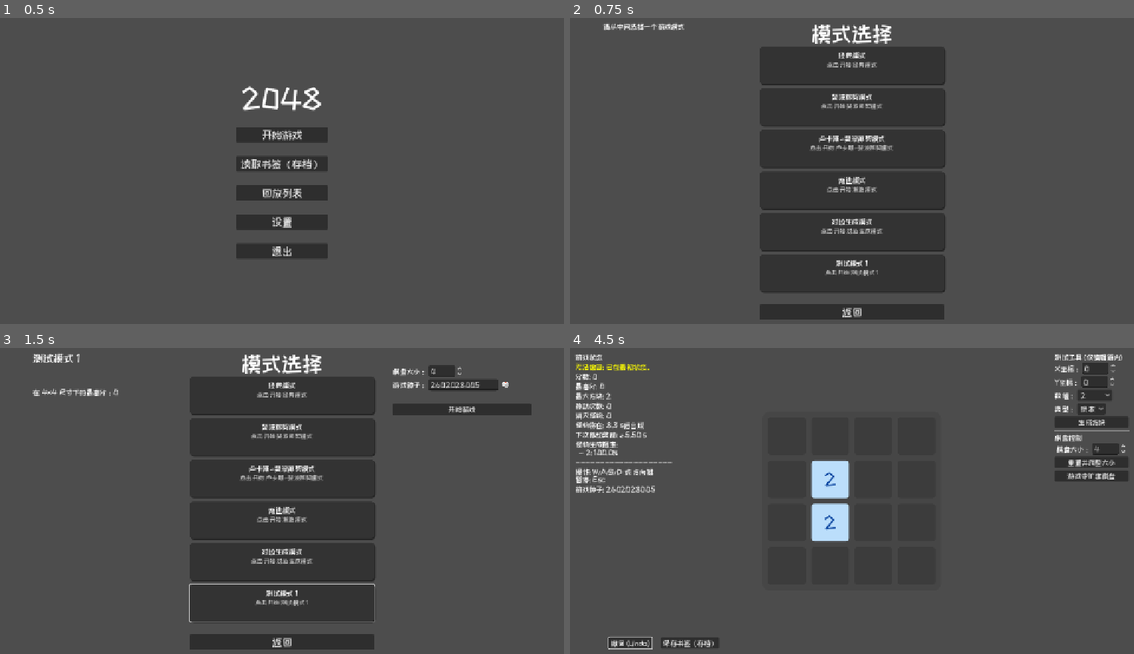
Above: before the commit, frames 1-4 (two rows, left to right).
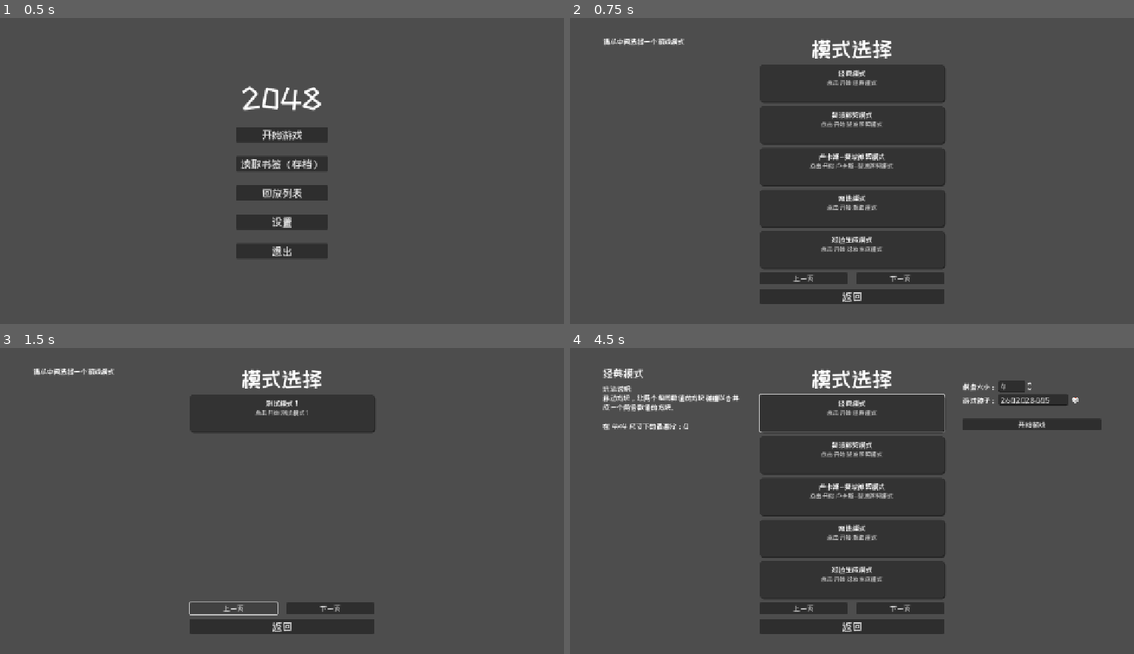
Above: after the commit, the same moments.

Repository: C76GN/2048-all-in-one
Game: Godot game, scene res://scenes/main_menu.tscn
Two runs of this game, one before a commit and one after it. Both use one fixed random seed, a clock stepped at 60 frames per second and the inputs below.
Inputs (mouse positions are in pixels of both pictures, inside the frame that each line leads up to):
- Up to frame 1 (0.5 s): no input
- Up to frame 2 (0.75 s): click "开始游戏" at 0.5 s
- Up to frame 3 (1.5 s): click (231, 608) at 1.25 s, where only the run after the commit has a clickable "上一页"
- Up to frame 4 (4.5 s): click (902, 608) at 2 s, where only the run after the commit has a clickable "下一页"; click (1032, 409) at 2.75 s, where only the run before the commit has a clickable "开始游戏"; click (632, 641) at 3.5 s, where only the run before the commit has a clickable "撤回 (Undo)"; click (852, 412) at 4.27 s

Frame 1 is identical in both runs. In frame 2, 11% of the frame differs, in the area x 6-67%, y 1-99%; in frame 3, 25%, in the area x 5-95%, y 1-99%; in frame 4, 16%.

Commit message:
Add pagination to mode selection screen
Introduced page navigation controls to the mode selection UI, allowing users to browse game modes in chunks of five per page. This improves usability when the number of available modes grows, and includes seamless looping between first and last pages. The layout and logic were updated accordingly in both the scene and script files.

Diff:
--- a/scenes/mode_selection.tscn
+++ b/scenes/mode_selection.tscn
@@ -46,6 +46,7 @@
 custom_minimum_size = Vector2(400, 0)
 layout_mode = 2
 size_flags_horizontal = 4
+theme_override_constants/separation = 10
 
 [node name="Title" type="Label" parent="CenterContainer/MainLayout/CenterPanel"]
 layout_mode = 2
@@ -55,13 +56,27 @@
 
 [node name="ModeListContainer" type="VBoxContainer" parent="CenterContainer/MainLayout/CenterPanel"]
 unique_name_in_owner = true
+custom_minimum_size = Vector2(0, 440)
 layout_mode = 2
 size_flags_vertical = 3
 theme_override_constants/separation = 10
 
-[node name="Spacer" type="Control" parent="CenterContainer/MainLayout/CenterPanel"]
-custom_minimum_size = Vector2(0, 20)
+[node name="HBoxContainer" type="HBoxContainer" parent="CenterContainer/MainLayout/CenterPanel"]
 layout_mode = 2
+theme_override_constants/separation = 20
+alignment = 1
+
+[node name="PrevPageButton" type="Button" parent="CenterContainer/MainLayout/CenterPanel/HBoxContainer"]
+unique_name_in_owner = true
+layout_mode = 2
+size_flags_horizontal = 3
+text = "上一页"
+
+[node name="NextPageButton" type="Button" parent="CenterContainer/MainLayout/CenterPanel/HBoxContainer"]
+unique_name_in_owner = true
+layout_mode = 2
+size_flags_horizontal = 3
+text = "下一页"
 
 [node name="BackButton" type="Button" parent="CenterContainer/MainLayout/CenterPanel"]
 unique_name_in_owner = true
--- a/scripts/ui/mode_selection.gd
+++ b/scripts/ui/mode_selection.gd
@@ -24,10 +24,18 @@
 @onready var seed_line_edit: LineEdit = $CenterContainer/MainLayout/RightPanelContainer/HBoxContainer2/SeedLineEdit
 @onready var refresh_seed_button: Button = $CenterContainer/MainLayout/RightPanelContainer/HBoxContainer2/RefreshSeedButton
 @onready var _info_default_label: Label = $CenterContainer/MainLayout/LeftPanel/Label
+@onready var prev_page_button: Button = %PrevPageButton
+@onready var next_page_button: Button = %NextPageButton
+@onready var pagination_container: HBoxContainer = prev_page_button.get_parent()
+
 
 # --- 内部状态 ---
 var _selected_mode_config: GameModeConfig = null
 var _current_grid_size: int = 4
+var _items_per_page: int = 5
+var _current_page: int = 0
+var _total_pages: int = 0
+
 
 # --- 用于左侧面板的持久化UI元素 ---
 var _info_name_label: Label
@@ -53,6 +61,10 @@
 	# 首次进入界面时，调用一次以生成初始种子
 	_generate_and_display_new_seed()
 
+	# 连接新添加的分页按钮信号
+	prev_page_button.pressed.connect(_on_prev_page_pressed)
+	next_page_button.pressed.connect(_on_next_page_pressed)
+
 # --- 内部核心函数 ---
 
 ## 在启动时创建一次左侧面板的所有UI元素（除了已存在的默认标签）。
@@ -79,12 +91,30 @@
 
 ## 动态生成模式卡片列表。
 func _populate_mode_list() -> void:
-	# 清空容器，以防万一
+	# 清空容器，为新一页的卡片做准备
 	for child in mode_list_container.get_children():
 		child.queue_free()
 
-	# 遍历配置好的模式列表
-	for mode_config_resource in mode_configs:
+	# 1. 计算总页数
+	if mode_configs.is_empty():
+		_total_pages = 0
+	else:
+		_total_pages = int(ceil(float(mode_configs.size()) / _items_per_page))
+
+	_update_pagination_buttons_visibility()
+	if _total_pages == 0:
+		return
+
+	# 2. 计算当前页需要显示的模式在总列表中的起止索引
+	var start_index = _current_page * _items_per_page
+	var end_index = start_index + _items_per_page
+	# .slice() 方法会自动处理越界，所以不需要手动 clamp end_index
+
+	# 3. 获取当前页的模式配置
+	var modes_for_this_page = mode_configs.slice(start_index, end_index)
+
+	# 4. 遍历当前页的配置并创建卡片
+	for mode_config_resource in modes_for_this_page:
 		if not is_instance_valid(mode_config_resource):
 			continue
 
@@ -92,6 +122,11 @@
 		mode_list_container.add_child(card)
 		card.setup(mode_config_resource.resource_path)
 		card.mode_selected.connect(_on_mode_card_selected)
+
+	# 切换页面后，重置选择状态
+	_selected_mode_config = null
+	_reset_panels_to_default()
+
 
 ## 重置左右面板到未选择模式时的默认状态。
 func _reset_panels_to_default() -> void:
@@ -152,6 +187,10 @@
 		# 即使没有记录，SaveManager.get_high_score 也会返回
 		var high_score = SaveManager.get_high_score(mode_id, _current_grid_size)
 		_info_score_label.text = "\n在 %dx%d 尺寸下的最高分：%d" % [_current_grid_size, _current_grid_size, high_score]
+
+## 如果只有一页或没有内容，则隐藏分页按钮。
+func _update_pagination_buttons_visibility() -> void:
+	pagination_container.visible = _total_pages > 1
 
 # --- 信号处理函数 ---
 
@@ -204,3 +243,25 @@
 	rng.randomize() # 确保每次生成的随机数都不同
 	# 使用 randi() 生成一个完整的32位整数作为种子
 	seed_line_edit.text = str(rng.randi())
+
+## 响应“上一页”按钮的点击事件。
+func _on_prev_page_pressed() -> void:
+	if _total_pages <= 1: return
+
+	_current_page -= 1
+	# 循环逻辑：如果当前页小于第一页（0），则跳到最后一页。
+	if _current_page < 0:
+		_current_page = _total_pages - 1
+
+	_populate_mode_list()
+
+## 响应“下一页”按钮的点击事件。
+func _on_next_page_pressed() -> void:
+	if _total_pages <= 1: return
+
+	_current_page += 1
+	# 循环逻辑：如果当前页超出了最后一页的索引，则回到第一页。
+	if _current_page >= _total_pages:
+		_current_page = 0
+
+	_populate_mode_list()
